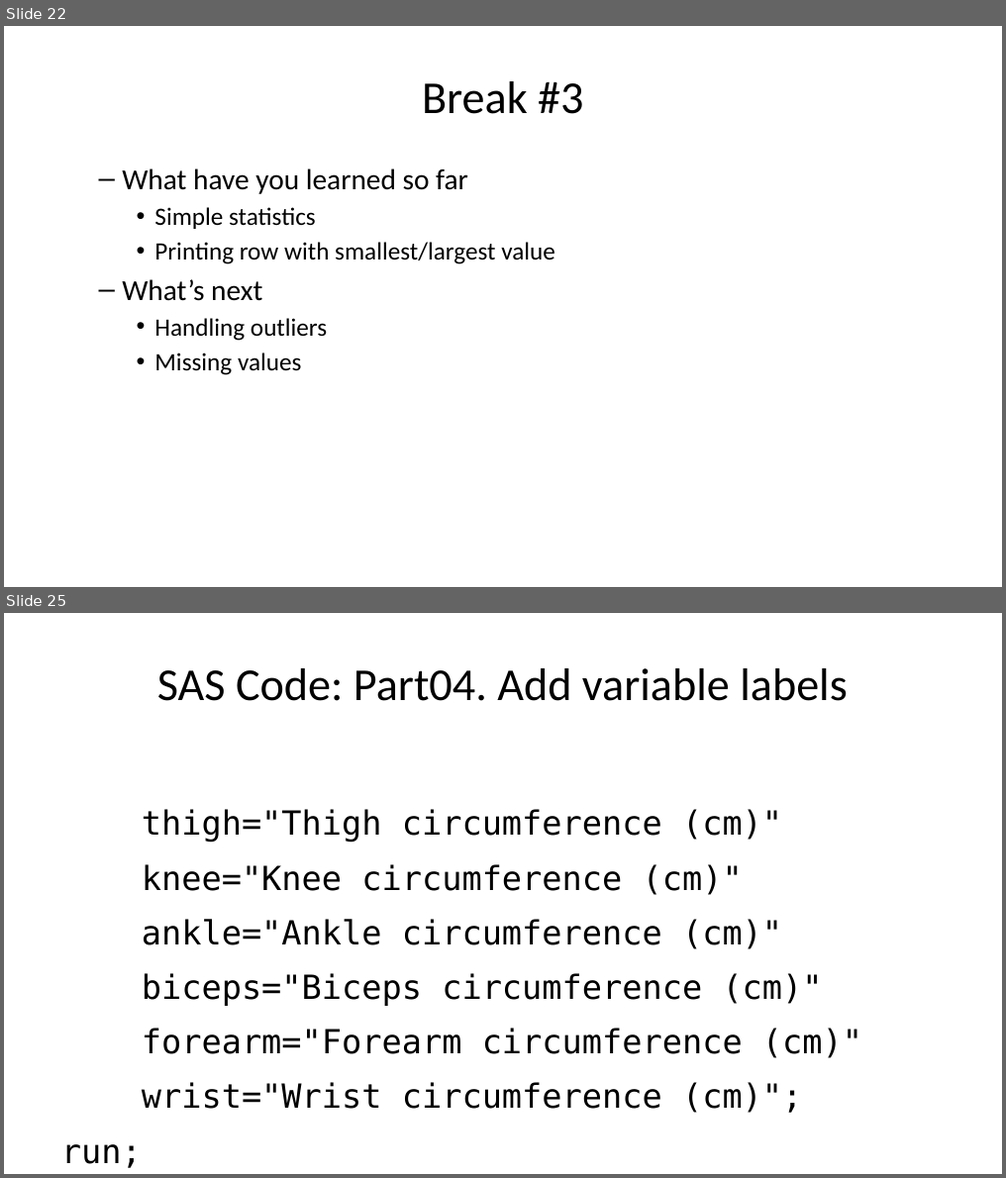
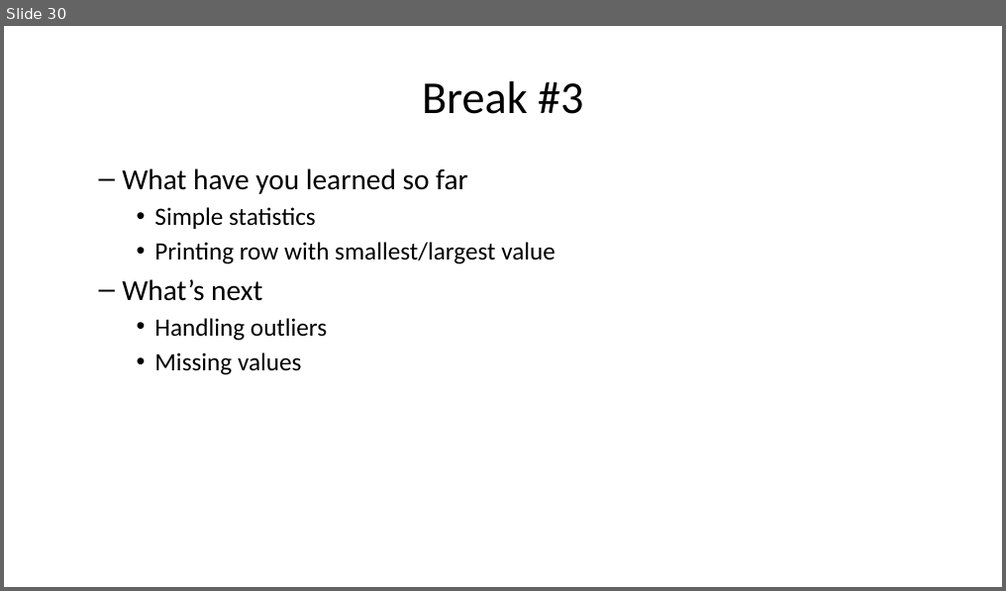
Before and after one commit to pmean/introduction-to-SAS, a slide deck: results/5507-02-simon-slides-and-speaker-notes.pptx. Shown one above the other, each under a label of ours: slides 22 and 25 before the commit, slide 30 after it; the slides between them are not shown. The pictures are 1006x1178 and 1006x591 pixels, drawn with LibreOffice and Linux fonts; fonts in the diff are those of the drawing. Boxes give left, top, right and bottom in pixels: in the first picture for what was removed or moved away, otherwise in the second. Text is boxed around its words. In the diff, an @@ line names an element or a change of style, - is before the commit and + after.

```diff
--- a/results/5507-02-simon-slides-and-speaker-notes.pptx
+++ b/results/5507-02-simon-slides-and-speaker-notes.pptx
@@ slide 25 removed at (4,613,1002,1174), background #FFFFFF @@
@@ title removed at (157,668,847,701) @@
-SAS Code: Part04. Add variable labels
@@ text removed at (142,809,862,1113) @@
-thigh="Thigh circumference (cm)"
-knee="Knee circumference (cm)"
-ankle="Ankle circumference (cm)"
-biceps="Biceps circumference (cm)"
-forearm="Forearm circumference (cm)"
-wrist="Wrist circumference (cm)";
-run;
@@ what was slide 22 is now slide 30 @@
```
Also in this commit, not shown: 5 slides changed, 8 slides added, 2 other slides removed, 3 other files.
